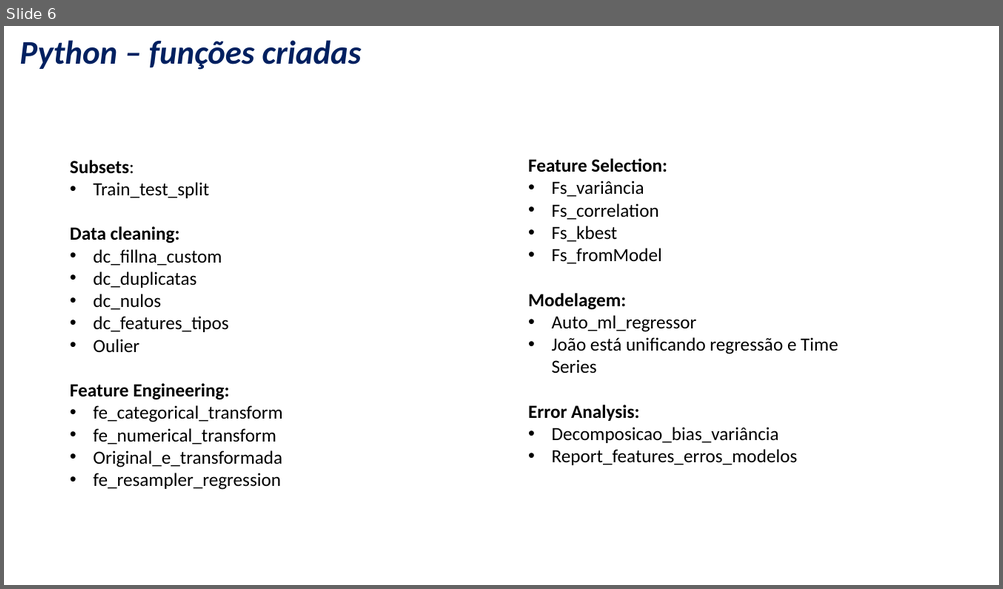
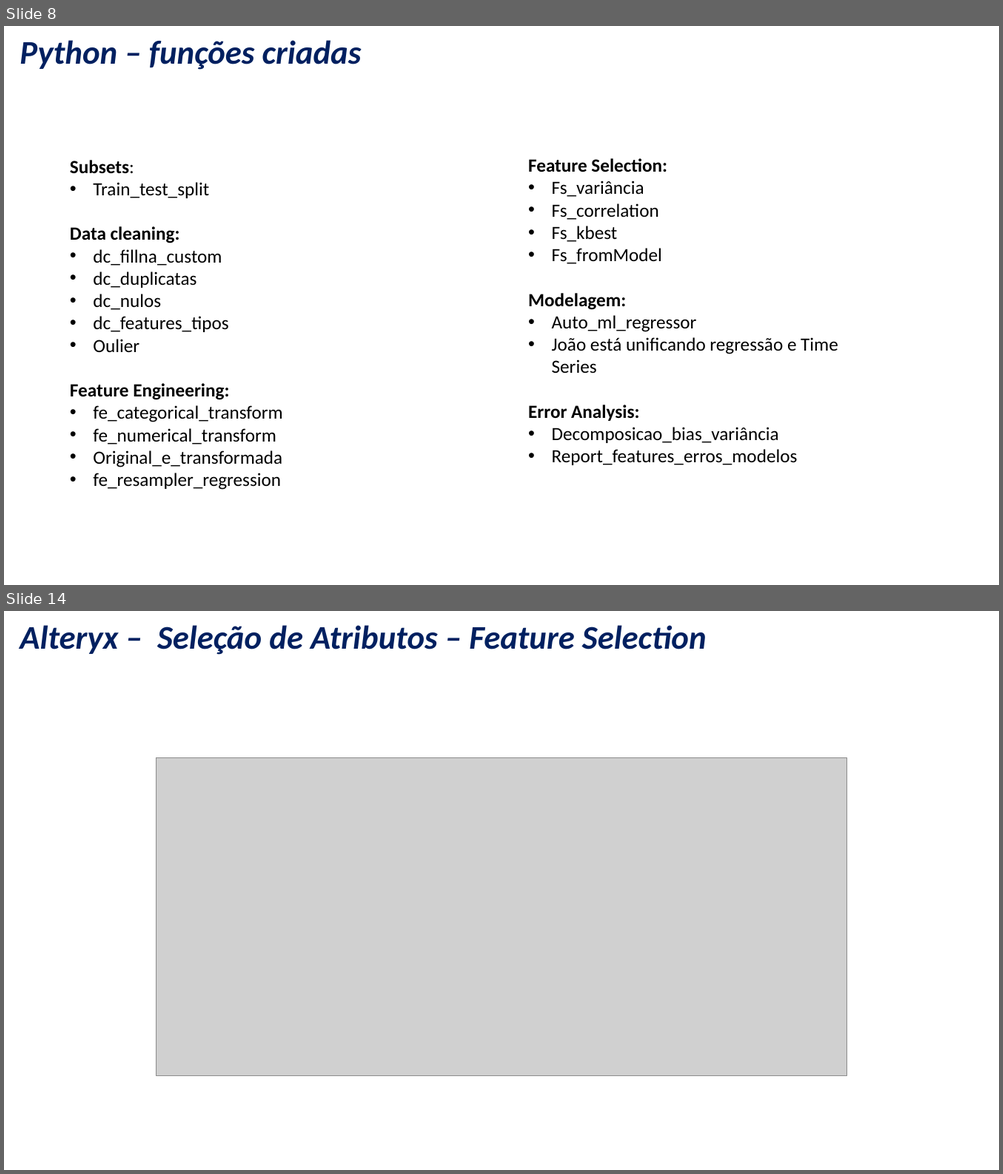
Before and after one commit to nogueira-cavalcante/data_science_framework, a slide deck: relevant_files/Framework_advanced_analytics.pptx. Shown one above the other, each under a label of ours: slide 6 before the commit, slides 8 and 14 after it; the slides between them are not shown. The pictures are 1003x589 and 1003x1174 pixels, drawn with LibreOffice and Linux fonts; fonts in the diff are those of the drawing; grey boxes stand for pictures; background and template pictures are left out. Boxes give left, top, right and bottom in pixels: in the first picture for what was removed or moved away, otherwise in the second. Text is boxed around its words. In the diff, an @@ line names an element or a change of style, - is before the commit and + after.

```diff
--- a/relevant_files/Framework_advanced_analytics.pptx
+++ b/relevant_files/Framework_advanced_analytics.pptx
@@ slide 14 added at <box>4,611,999,1170</box>, background picture (left out) @@
@@ title added at <box>20,625,706,655</box>, 32 pt, text #002060, bold, italic @@
+Alteryx – Seleção de Atributos – Feature Selection
@@ picture added at <box>156,758,847,1076</box> @@
@@ what was slide 6 is now slide 8 @@
```
Also in this commit, not shown: 5 slides changed, 8 other slides added, 1 slide removed, 10 other files.
